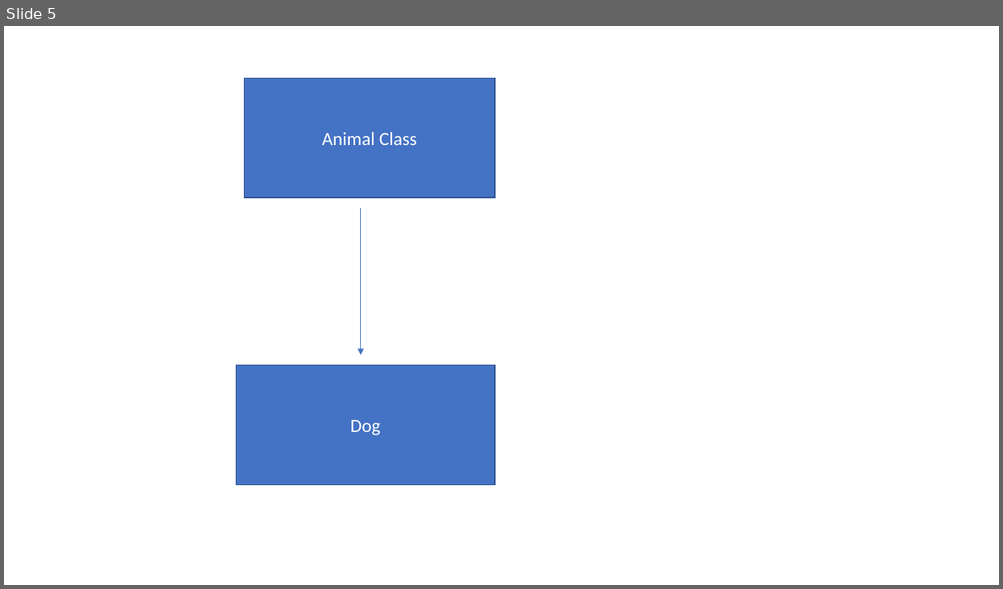
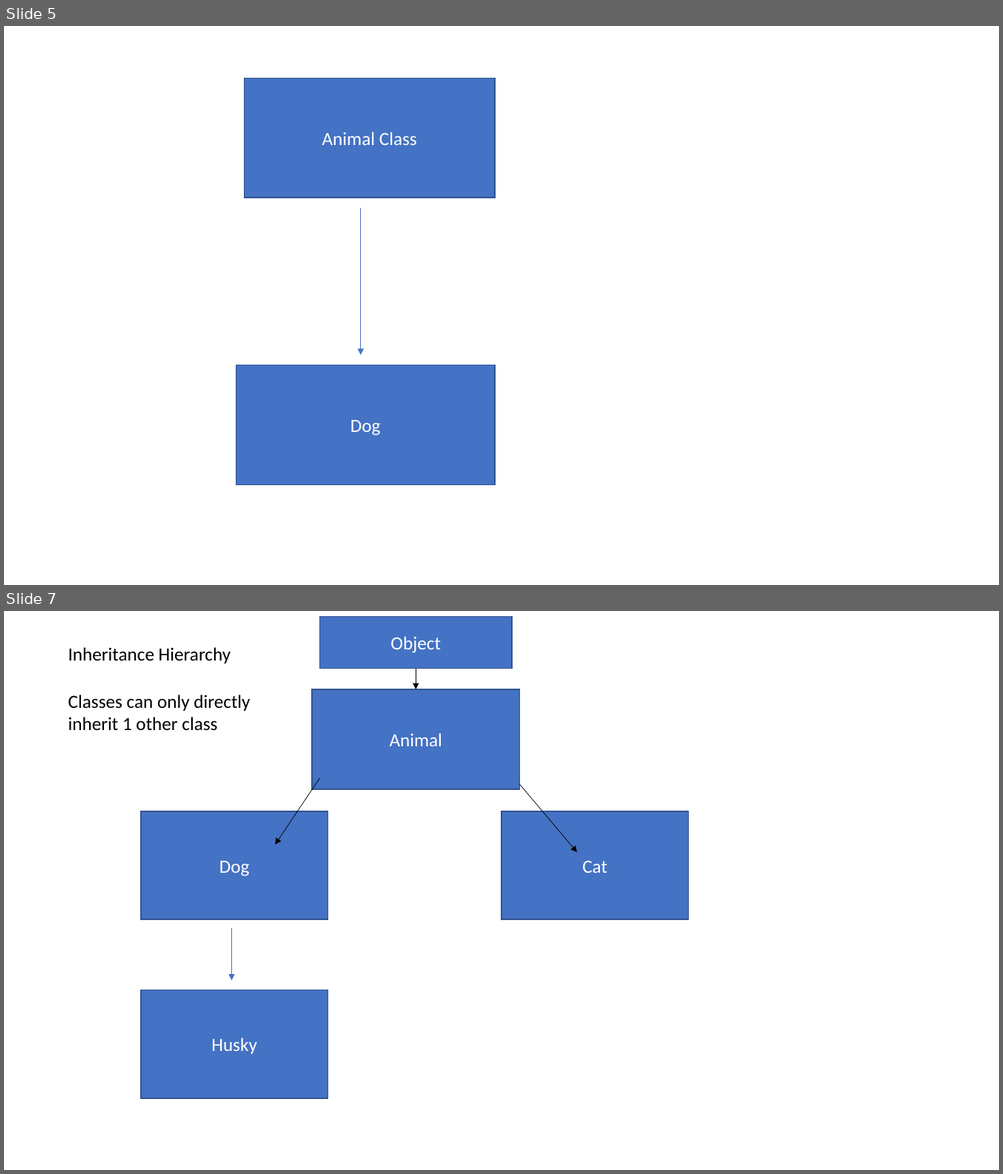
Before and after one commit to revature-bach/210208-roc, a slide deck: notes/diagrams.pptx. Shown one above the other, each under a label of ours: slide 5 before the commit, slides 5 and 7 after it; the slides between them are not shown. The pictures are 1003x589 and 1003x1174 pixels, drawn with LibreOffice and Linux fonts; fonts in the diff are those of the drawing. Boxes give left, top, right and bottom in pixels: in the first picture for what was removed or moved away, otherwise in the second. Text is boxed around its words. In the diff, an @@ line names an element or a change of style, - is before the commit and + after.

```diff
--- a/notes/diagrams.pptx
+++ b/notes/diagrams.pptx
@@ slide 7 added at bbox=[4, 611, 999, 1170], background #FFFFFF @@
@@ rectangle added at bbox=[319, 616, 512, 669], fill #4472C4, outline #325491 1 pt, 18 pt, text #FFFFFF @@
+Object
@@ text added at bbox=[68, 647, 231, 664], 18 pt, text #000000 @@
+Inheritance Hierarchy
@@ arrow added from (416, 669) to (416, 689), #000000 0.5 pt @@
@@ text added at bbox=[68, 695, 250, 731], 18 pt, text #000000 @@
+Classes can only directly inherit 1 other class
@@ rectangle added at bbox=[312, 689, 520, 789], fill #4472C4, outline #325491 1 pt, 18 pt, text #FFFFFF @@
+Animal
@@ arrow added from (319, 778) to (275, 845), #000000 0.5 pt @@
@@ arrow added from (520, 784) to (577, 853), #000000 0.5 pt @@
@@ rectangle added at bbox=[141, 812, 327, 920], fill #4472C4, outline #325491 1 pt, 18 pt, text #FFFFFF @@
+Dog
@@ rectangle added at bbox=[502, 812, 688, 920], fill #4472C4, outline #325491 1 pt, 18 pt, text #FFFFFF @@
+Cat
@@ arrow added from (232, 929) to (232, 980), #4472C4 0.5 pt @@
@@ rectangle added at bbox=[141, 991, 327, 1099], fill #4472C4, outline #325491 1 pt, 18 pt, text #FFFFFF @@
+Husky
```
Also in this commit, not shown: 2 other slides added, 37 other files.
